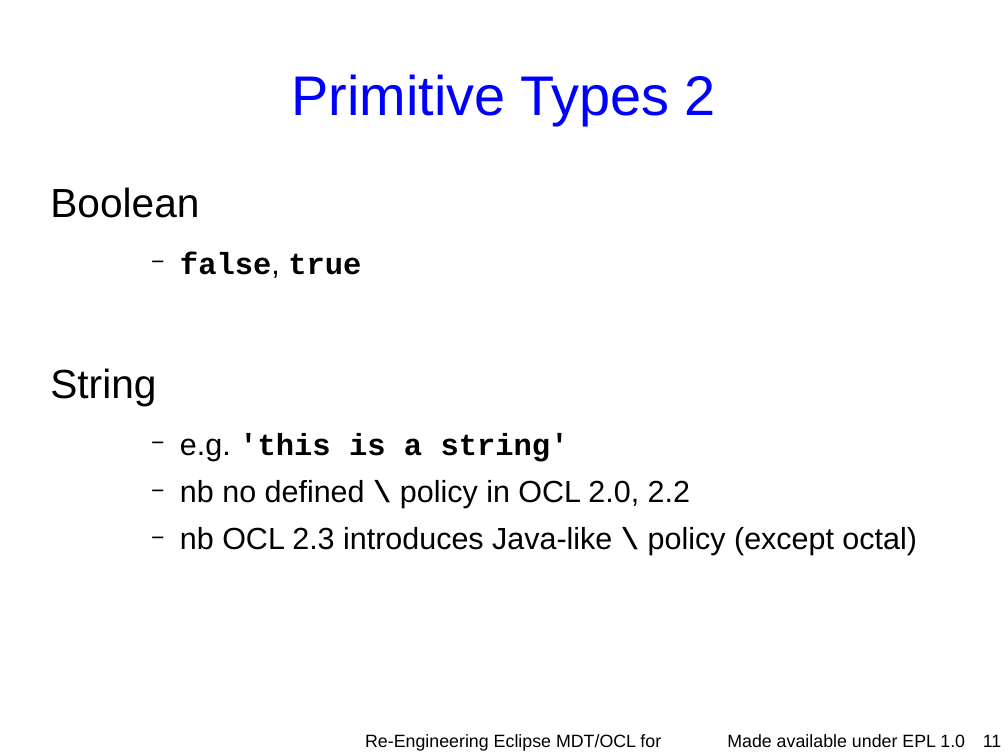
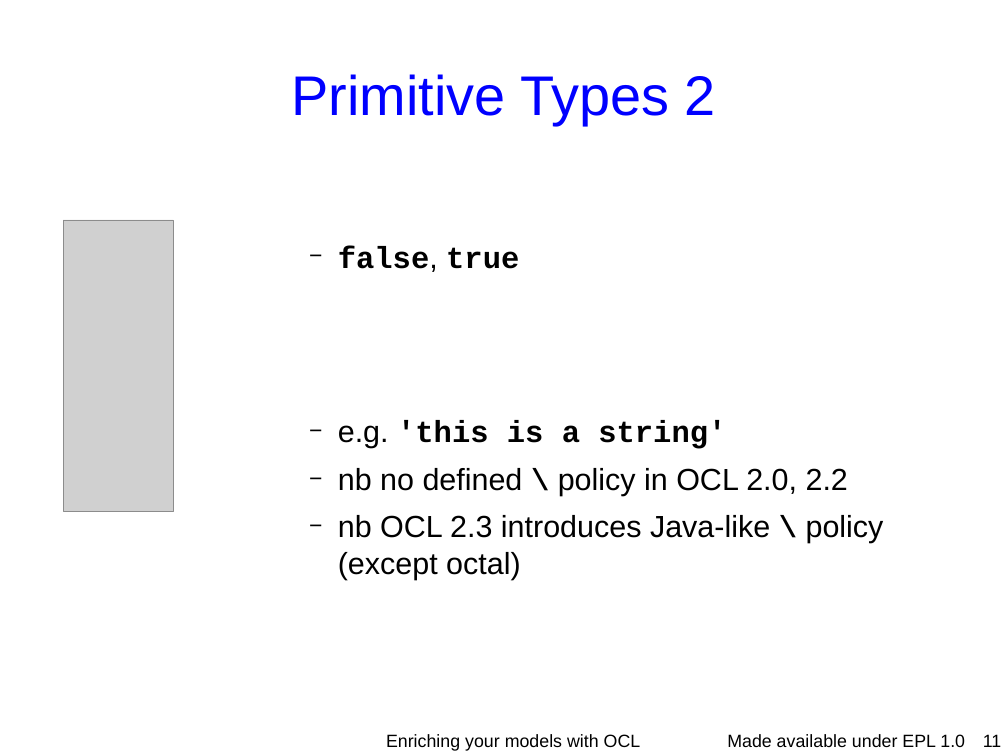
Before and after one commit to eclipse-ocl/ocl-website, a slide deck: slide 11 of ocl/docs/publications/ESE2010LongTalk/EnrichingWithOCL.odp. Drawn at 1008x756 pixels with LibreOffice and Linux fonts; fonts in the diff are those of the drawing; grey boxes stand for pictures; background and template pictures are left out. Boxes give left, top, right and bottom in pixels: in the first picture for what was removed or moved away, otherwise in the second. Text is boxed around its words. In the diff, an @@ line names an element or a change of style, - is before the commit and + after.

```diff
--- a/ocl/docs/publications/ESE2010LongTalk/EnrichingWithOCL.odp
+++ b/ocl/docs/publications/ESE2010LongTalk/EnrichingWithOCL.odp
@@ text "false, true" moved from (x1=50, y1=187, x2=917, y2=555) to (x1=338, y1=246, x2=884, y2=580) @@
@@ text at (x1=50, y1=187, x2=199, y2=218): paragraph removed @@
-Boolean
@@ picture added at (x1=63, y1=220, x2=173, y2=512) @@
@@ text at (x1=50, y1=368, x2=156, y2=406): paragraph removed @@
-String
@@ text at (x1=386, y1=734, x2=641, y2=751): text changed @@
-Re-Engineering Eclipse MDT/OCL for Xtext
+Enriching your models with OCL
```
Also in this commit, not shown: 29 other slides changed, 12 slides added, 3 other files.
